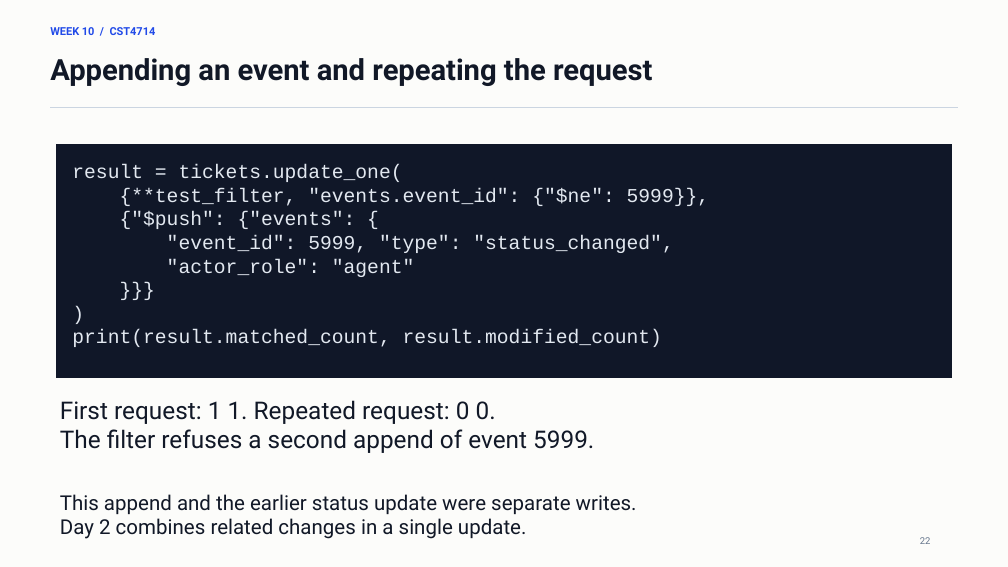
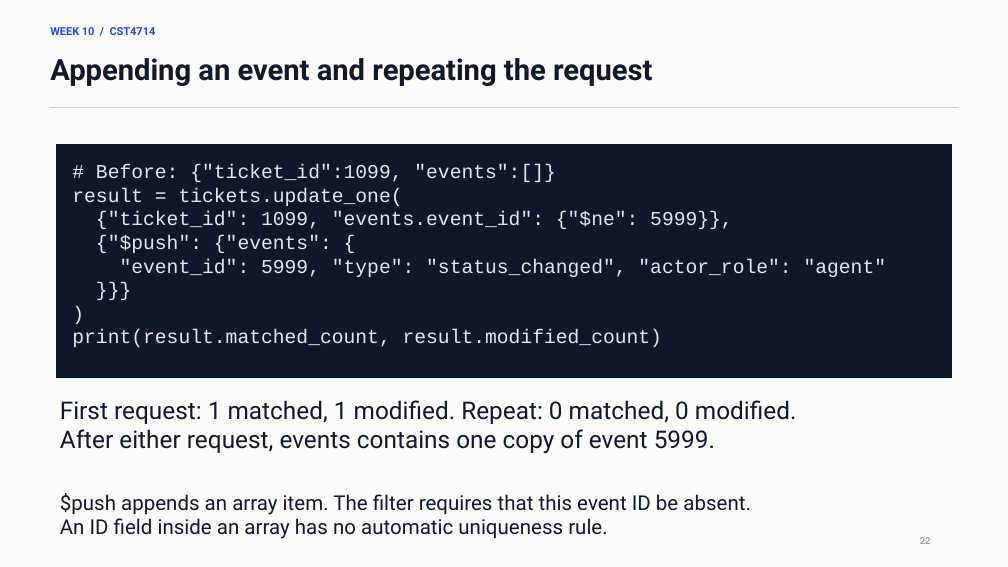
Before and after one commit to lolusername/CST4714_DB_admin, a slide deck: slide 22 of week_10/week_10_mql_document_modeling.pptx. Drawn at 1008x567 pixels with LibreOffice and Linux fonts; fonts in the diff are those of the drawing. Boxes give left, top, right and bottom in pixels: in the first picture for what was removed or moved away, otherwise in the second. Text is boxed around its words. In the diff, an @@ line names an element or a change of style, - is before the commit and + after.

```diff
--- a/week_10/week_10_mql_document_modeling.pptx
+++ b/week_10/week_10_mql_document_modeling.pptx
@@ text at (96, 164, 556, 182): paragraph added @@
+# Before: {"ticket_id":1099, "events":[]}
@@ text at (96, 212, 733, 229): text changed @@
-{**test_filter, "events.event_id": {"$ne": 5999}},
+{"ticket_id": 1099, "events.event_id": {"$ne": 5999}},
@@ text at (120, 259, 887, 277): text changed @@
-"event_id": 5999, "type": "status_changed",
-"actor_role": "agent"
+"event_id": 5999, "type": "status_changed", "actor_role": "agent"
@@ text at (60, 400, 797, 453): text changed @@
-First request: 1 1. Repeated request: 0 0.
-The filter refuses a second append of event 5999.
+First request: 1 matched, 1 modified. Repeat: 0 matched, 0 modified.
+After either request, events contains one copy of event 5999.
@@ text at (60, 493, 751, 539): text changed @@
-This append and the earlier status update were separate writes.
-Day 2 combines related changes in a single update.
+$push appends an array item. The filter requires that this event ID be absent.
+An ID field inside an array has no automatic uniqueness rule.
```
Also in this commit, not shown: 27 other slides changed, 4 other files.
